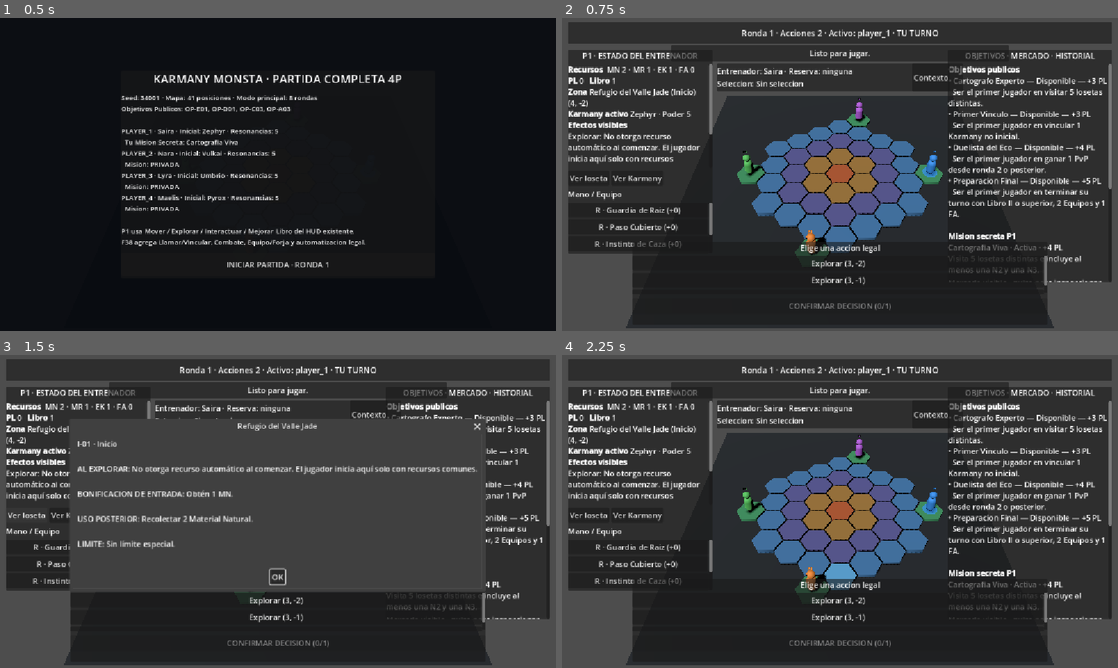
Above: before the commit, frames 1-4 (two rows, left to right).
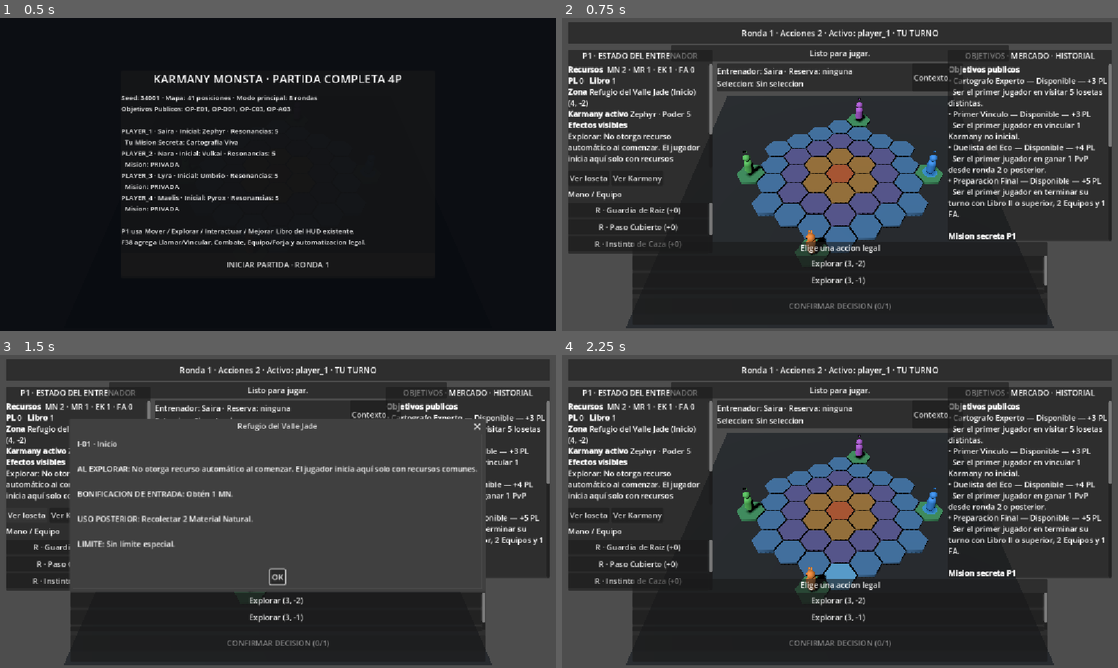
Above: after the commit, the same moments.

Repository: axenoban/Karmany-monsta
Game: Godot game, scene res://scenes/ui/phase_46_alpha_hud_prototype.tscn
Two runs of this game, one before a commit and one after it. Both use one fixed random seed, a clock stepped at 60 frames per second and the inputs below. This scene is started directly instead of the project's main scene.
Inputs:
- Up to frame 1 (0.5 s): no input
- Up to frame 2 (0.75 s): click "INICIAR PARTIDA · RONDA 1" at 0.5 s
- Up to frame 3 (1.5 s): click "Ver loseta" at 1.25 s
- Up to frame 4 (2.25 s): click "OK" at 2 s

Frame 1 is identical in both runs. In frame 2, 1.7% of the frame differs, in the area x 69-99%, y 40-85%; in frame 3, 1.6%; in frame 4, 1.7%.

Commit message:
fix(f46): prevent objective panel overlap with choice area

Diff:
--- a/scripts/ui/phase_46_feedback_presenter.gd
+++ b/scripts/ui/phase_46_feedback_presenter.gd
@@ -21,6 +21,13 @@
 	# clicks destinados al tablero 3D. Los PanelContainer/Button hijos conservan
 	# su propio mouse_filter y siguen siendo interactivos.
 	controller.hud_root.mouse_filter = Control.MOUSE_FILTER_IGNORE
+
+	# El panel derecho original terminaba por debajo del inicio del ChoicePanel.
+	# Al contener ScrollContainer puede reducirse sin perder informacion y deja
+	# una separacion vertical limpia a la resolucion Alpha 1152x648.
+	var objective_panel := controller.hud_root.find_child("ObjectivePanel", true, false) as PanelContainer
+	if objective_panel != null:
+		objective_panel.size = Vector2(340, 395)
 
 	var panel := PanelContainer.new()
 	panel.name = "FeedbackBanner"
@@ -69,5 +76,6 @@
 		or upper.contains("VICTORY")
 		or upper.contains("DEFEAT")
 		or upper.contains("DERROTA")
+		or upper.contains("RETROCEDE")
 	):
 		feedback_label.text = message
